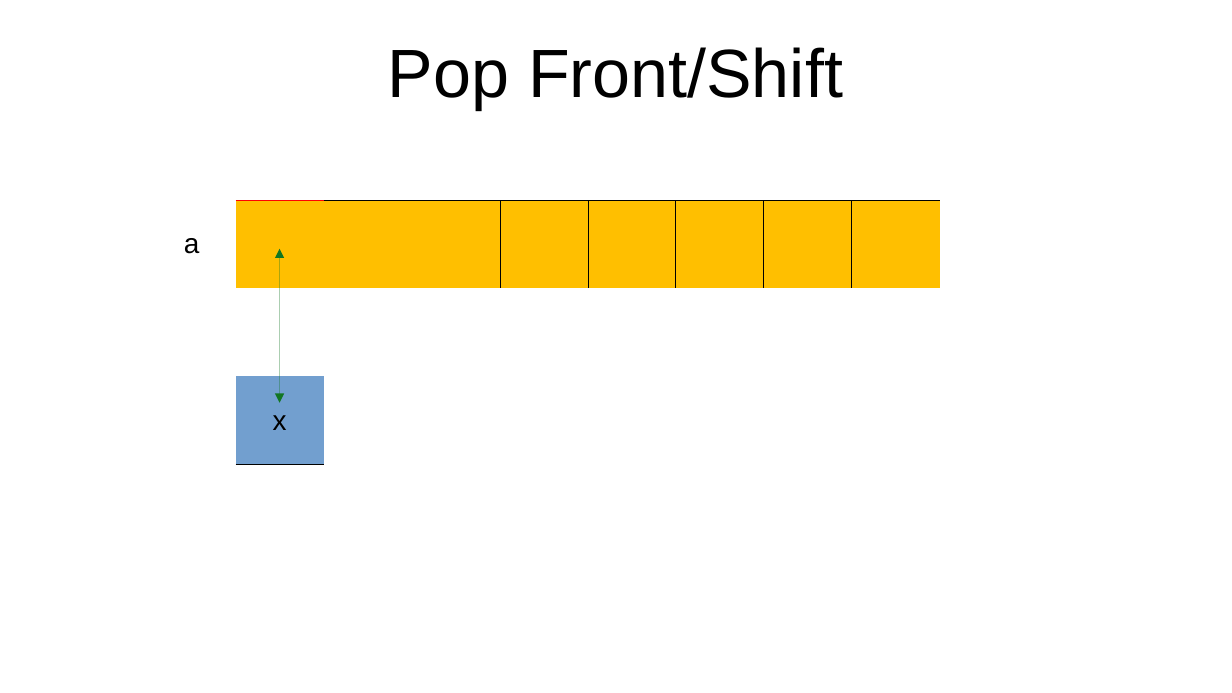
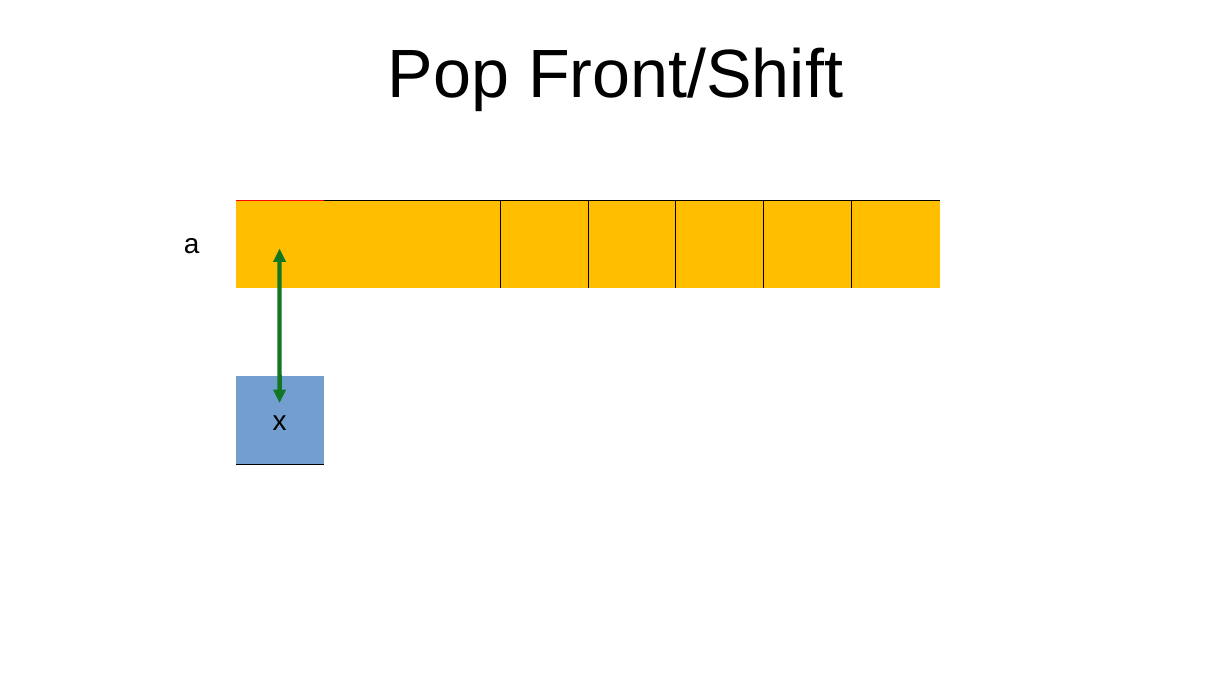
Before and after one commit to oneleo/golang-cht, a slide deck: slide 43 of images/images.odp (slide 41 before the commit). Drawn at 1232x693 pixels with LibreOffice and Linux fonts; fonts in the diff are those of the drawing. Boxes give left, top, right and bottom in pixels: in the first picture for what was removed or moved away, otherwise in the second. Text is boxed around its words. In the diff, an @@ line names an element or a change of style, - is before the commit and + after.

```diff
--- a/images/images.odp
+++ b/images/images.odp
@@ double arrow (279, 249) - (279, 402): stroke #127622 0 pt to #127622 2.83 pt @@
```
Also in this commit, not shown: 19 other slides changed, 3 slides added, 1 slide removed, 6 other files.
